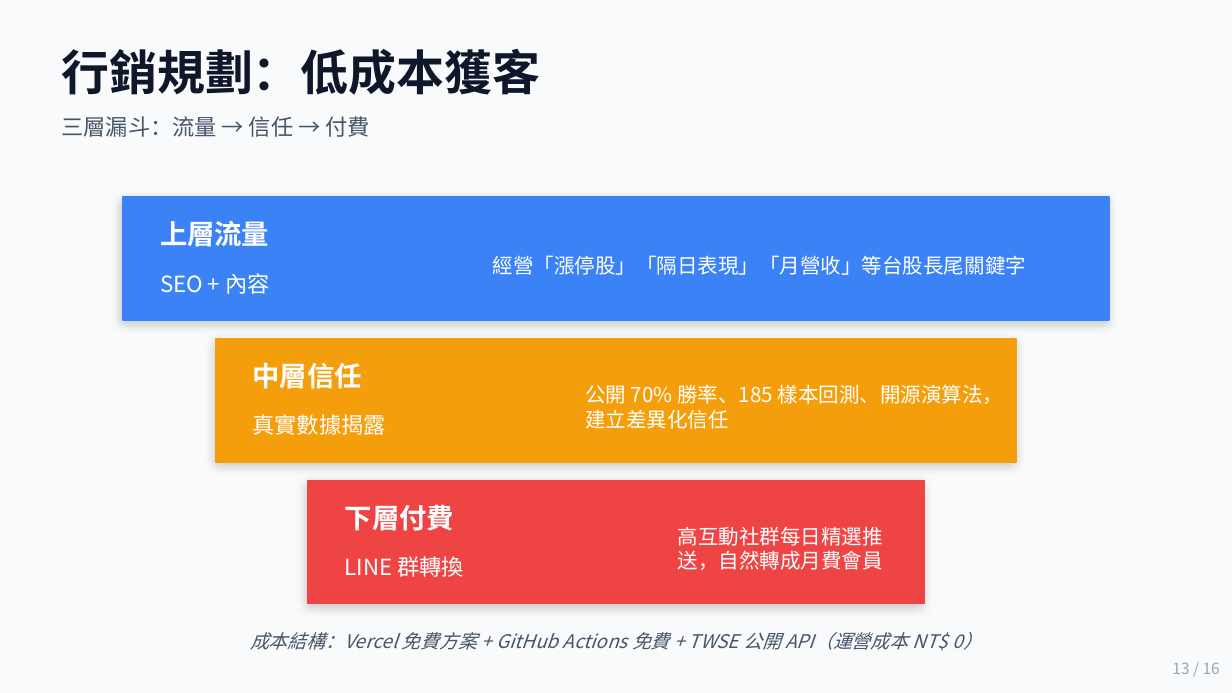
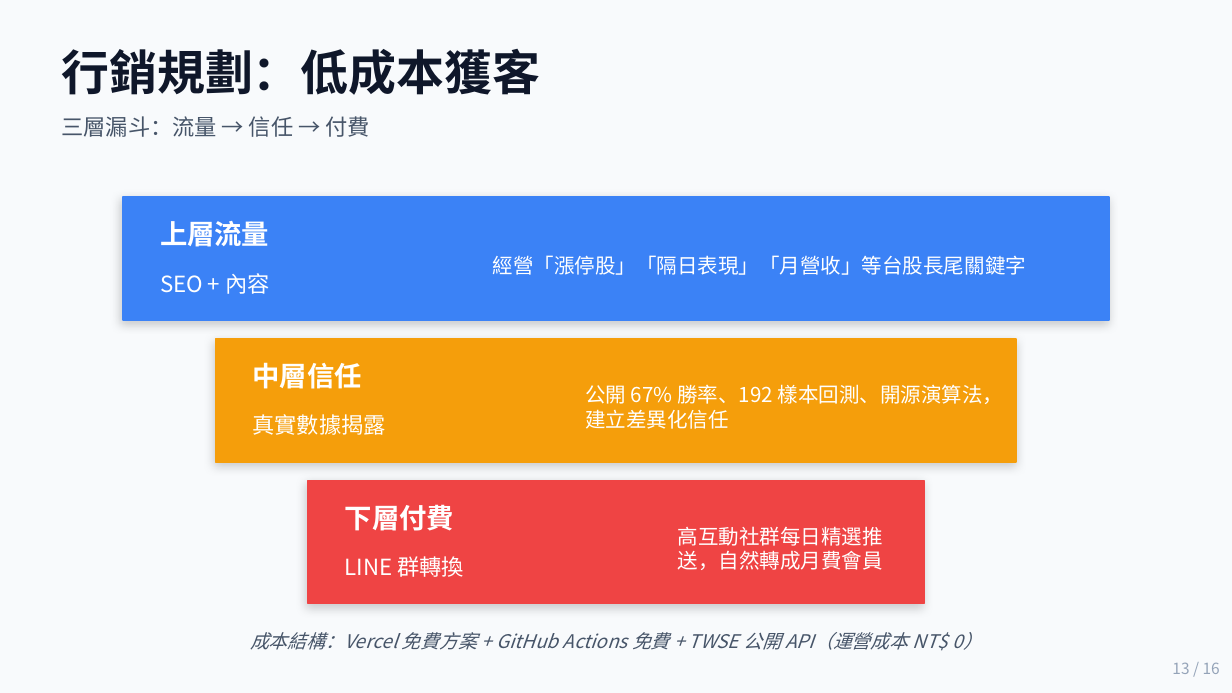
Before and after one commit to Kevin-Power/limit-up-radar, a slide deck: slide 13 of proposal/股文觀指_商業簡報.pptx. Drawn at 1232x693 pixels with LibreOffice and Linux fonts; fonts in the diff are those of the drawing. Boxes give left, top, right and bottom in pixels: in the first picture for what was removed or moved away, otherwise in the second. Text is boxed around its words. In the diff, an @@ line names an element or a change of style, - is before the commit and + after.

```diff
--- a/proposal/股文觀指_商業簡報.pptx
+++ b/proposal/股文觀指_商業簡報.pptx
@@ text at (585, 384, 1004, 429): text changed @@
-公開 70% 勝率、185 樣本回測、開源演算法，建立差異化信任
+公開 67% 勝率、192 樣本回測、開源演算法，建立差異化信任
```
Also in this commit, not shown: 5 other slides changed, 3 other files.
